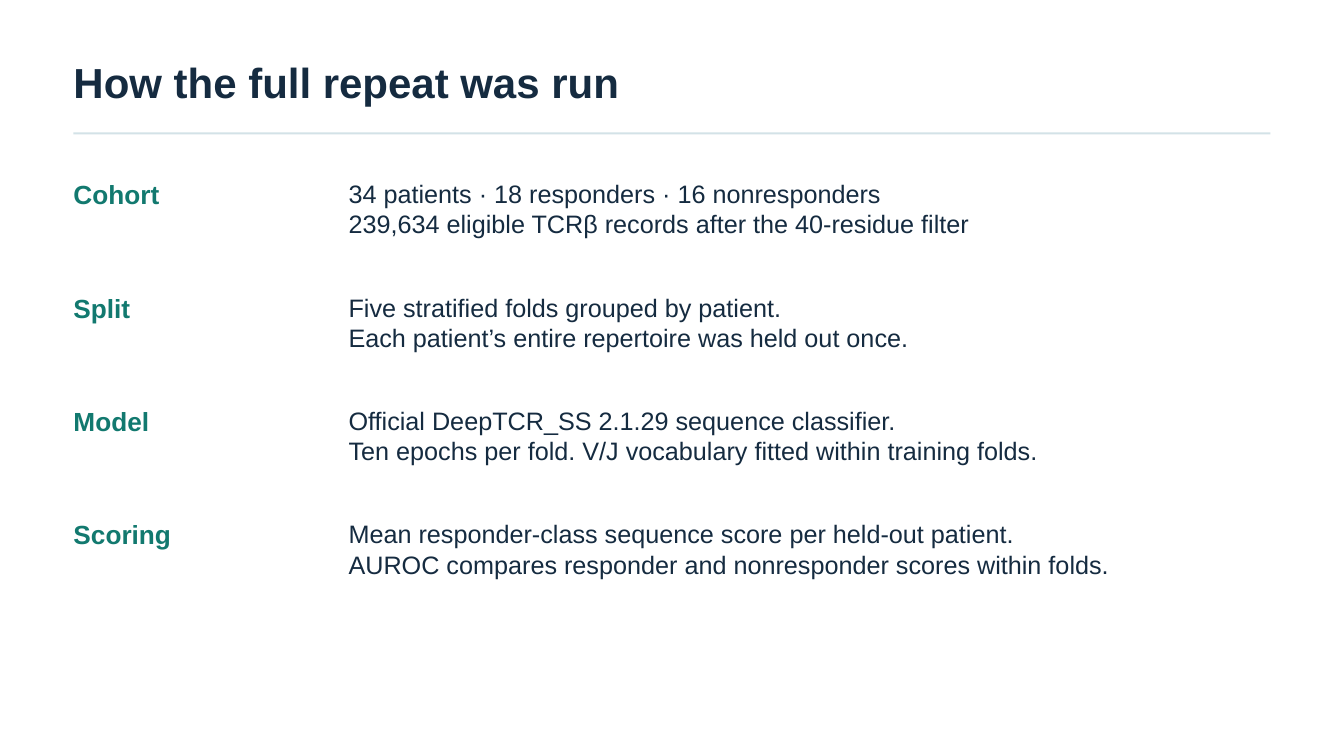
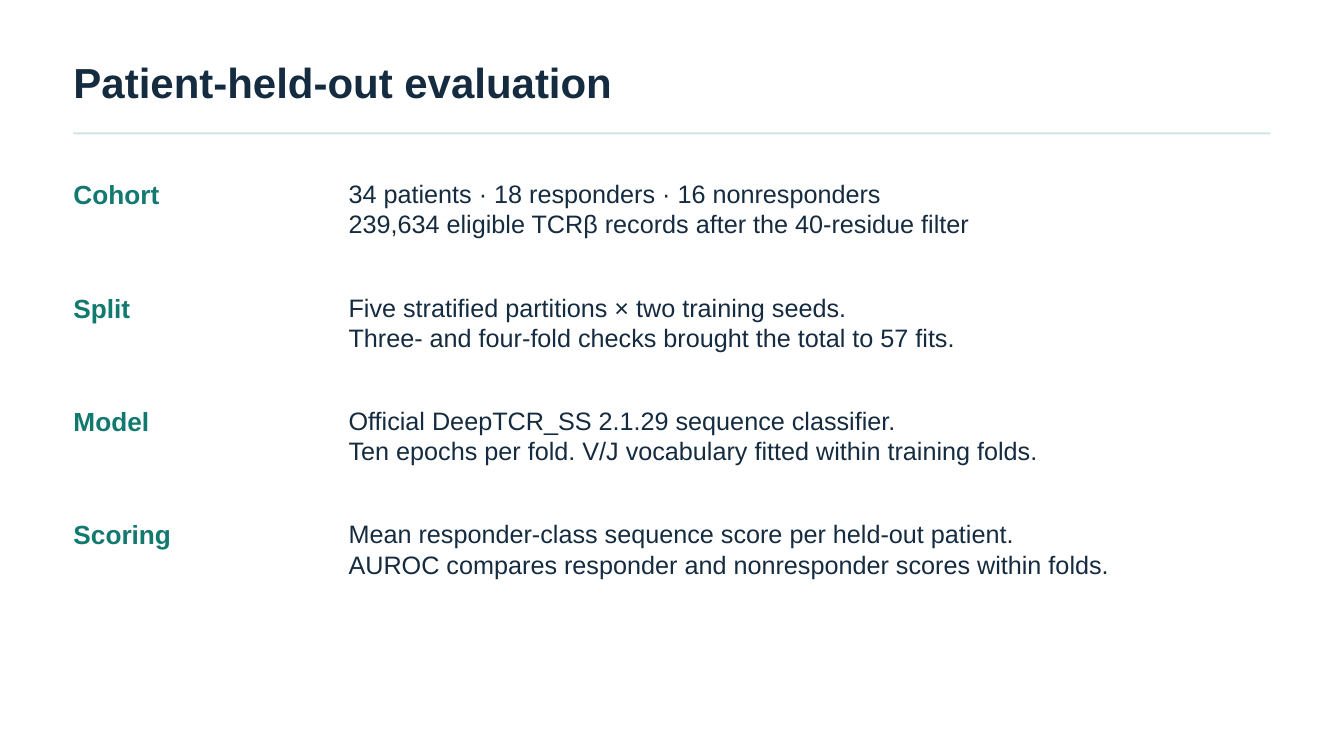
Before and after one commit to MateenahJAHAN/Final_Deliverable_DeepTCRResearch_Mateenah_Jahan_CSIR, a slide deck: slide 2 of results/DeepTCR_Results_Presentation.pptx. Drawn at 1344x756 pixels with LibreOffice and Linux fonts; fonts in the diff are those of the drawing. Boxes give left, top, right and bottom in pixels: in the first picture for what was removed or moved away, otherwise in the second. Text is boxed around its words. In the diff, an @@ line names an element or a change of style, - is before the commit and + after.

```diff
--- a/results/DeepTCR_Results_Presentation.pptx
+++ b/results/DeepTCR_Results_Presentation.pptx
@@ text at [73, 67, 611, 99]: text changed @@
-How the full repeat was run
+Patient-held-out evaluation
@@ text at [349, 298, 954, 352]: text changed @@
-Five stratified folds grouped by patient.
-Each patient’s entire repertoire was held out once.
+Five stratified partitions × two training seeds.
+Three- and four-fold checks brought the total to 57 fits.
```
Also in this commit, not shown: 2 other slides changed, 18 other files.
